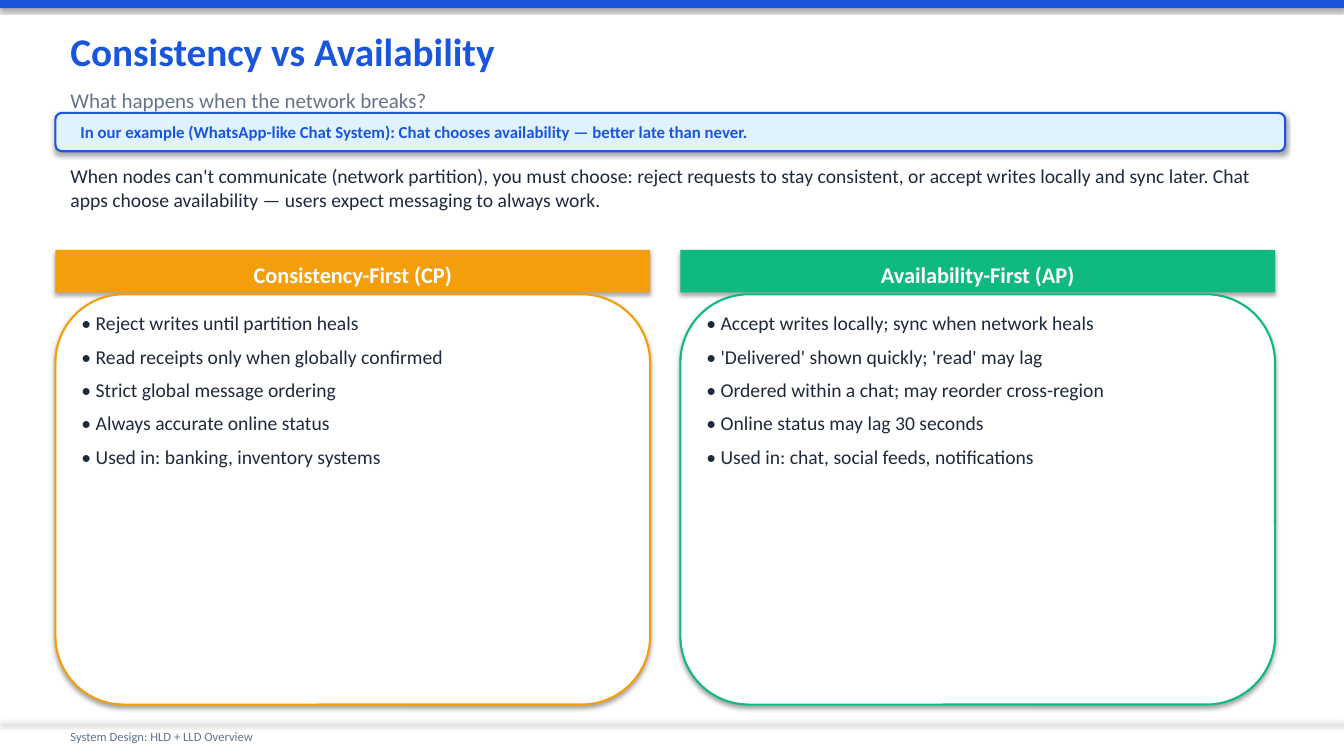
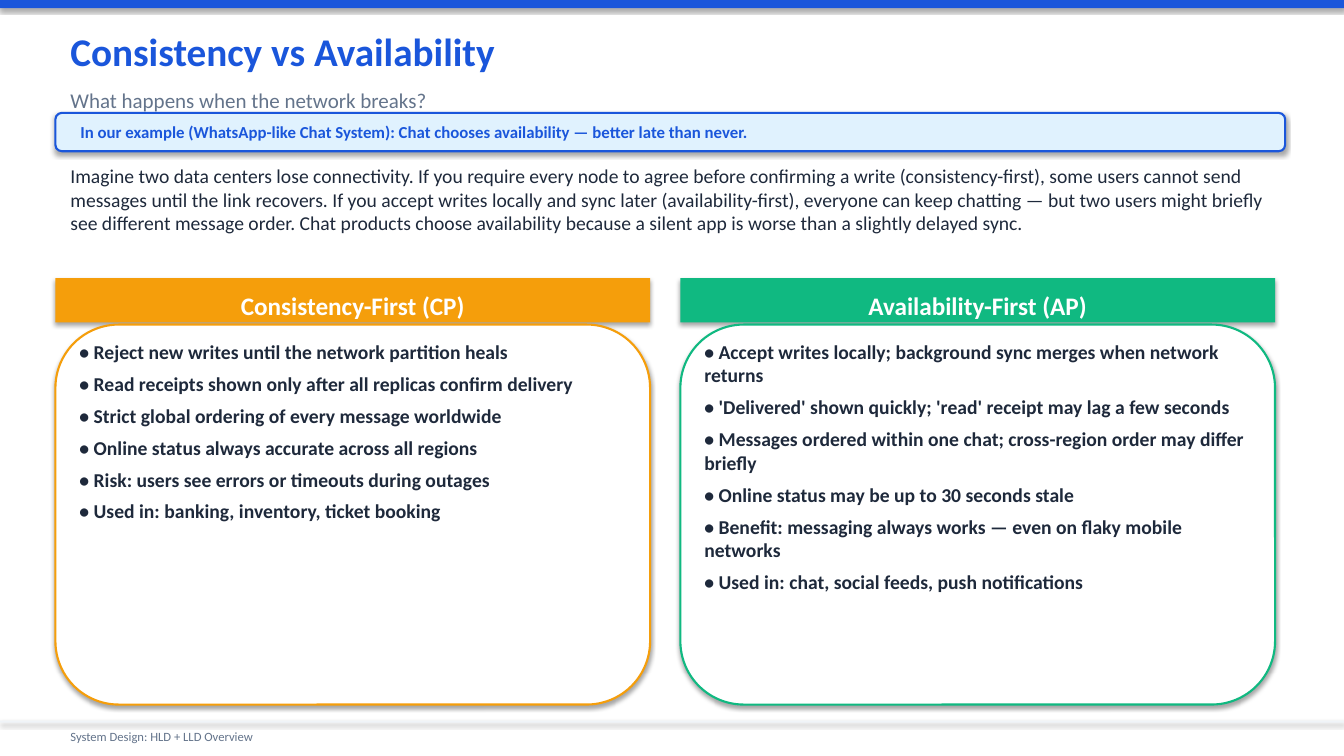
Before and after one commit to sniper1611/mainwebsite, a slide deck: slide 21 of System_Design_Presentation.pptx (slide 19 before the commit). Drawn at 1344x756 pixels with LibreOffice and Linux fonts; fonts in the diff are those of the drawing. Boxes give left, top, right and bottom in pixels: in the first picture for what was removed or moved away, otherwise in the second. Text is boxed around its words. In the diff, an @@ line names an element or a change of style, - is before the commit and + after.

```diff
--- a/System_Design_Presentation.pptx
+++ b/System_Design_Presentation.pptx
@@ text at <box>70,169,1262,234</box>: text changed @@
-When nodes can't communicate (network partition), you must choose: reject requests to stay consistent, or accept writes locally and sync later. Chat apps choose availability — users expect messaging to always work.
+Imagine two data centers lose connectivity. If you require every node to agree before confirming a write (consistency-first), some users cannot send messages until the link recovers. If you accept writes locally and sync later (availability-first), everyone can keep chatting — but two users might briefly see different message order. Chat products choose availability because a silent app is worse than a slightly delayed sync.
@@ text "Consistency-First (CP)" at <box>241,296,464,319</box>: size 16 to 18 pt @@
@@ 2 texts, 2 rectangles: place and size @@
-2 texts, 2 rectangles at <box>55,250,1275,292</box>
+2 texts, 2 rectangles at <box>55,278,1275,323</box>
@@ text "Availability-First (AP)" at <box>868,296,1086,319</box>: size 16 to 18 pt @@
@@ rounded rectangle: place and size @@
-rounded rectangle at <box>55,294,650,705</box>
+rounded rectangle at <box>55,325,650,705</box>
@@ rounded rectangle: place and size @@
-rounded rectangle at <box>681,294,1275,705</box>
+rounded rectangle at <box>681,325,1275,705</box>
@@ text at <box>94,345,572,522</box>: text changed; bold on @@
-• Reject writes until partition heals
-• Read receipts only when globally confirmed
-• Strict global message ordering
-• Always accurate online status
-• Used in: banking, inventory systems
+• Reject new writes until the network partition heals
+• Read receipts shown only after all replicas confirm delivery
+• Strict global ordering of every message worldwide
+• Online status always accurate across all regions
+• Risk: users see errors or timeouts during outages
+• Used in: banking, inventory, ticket booking
@@ text at <box>704,345,1244,592</box>: text changed; bold on @@
-• Accept writes locally; sync when network heals
-• 'Delivered' shown quickly; 'read' may lag
-• Ordered within a chat; may reorder cross-region
-• Online status may lag 30 seconds
-• Used in: chat, social feeds, notifications
+• Accept writes locally; background sync merges when network returns
+• 'Delivered' shown quickly; 'read' receipt may lag a few seconds
+• Messages ordered within one chat; cross-region order may differ briefly
+• Online status may be up to 30 seconds stale
+• Benefit: messaging always works — even on flaky mobile networks
+• Used in: chat, social feeds, push notifications
```
Also in this commit, not shown: 53 other slides changed, 5 slides added, 2 slides removed.
